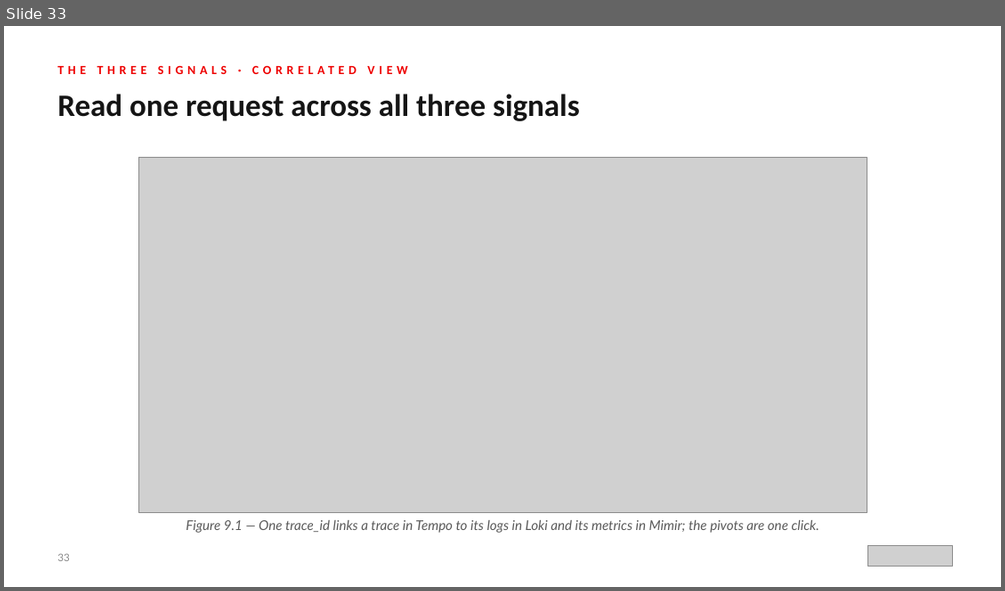
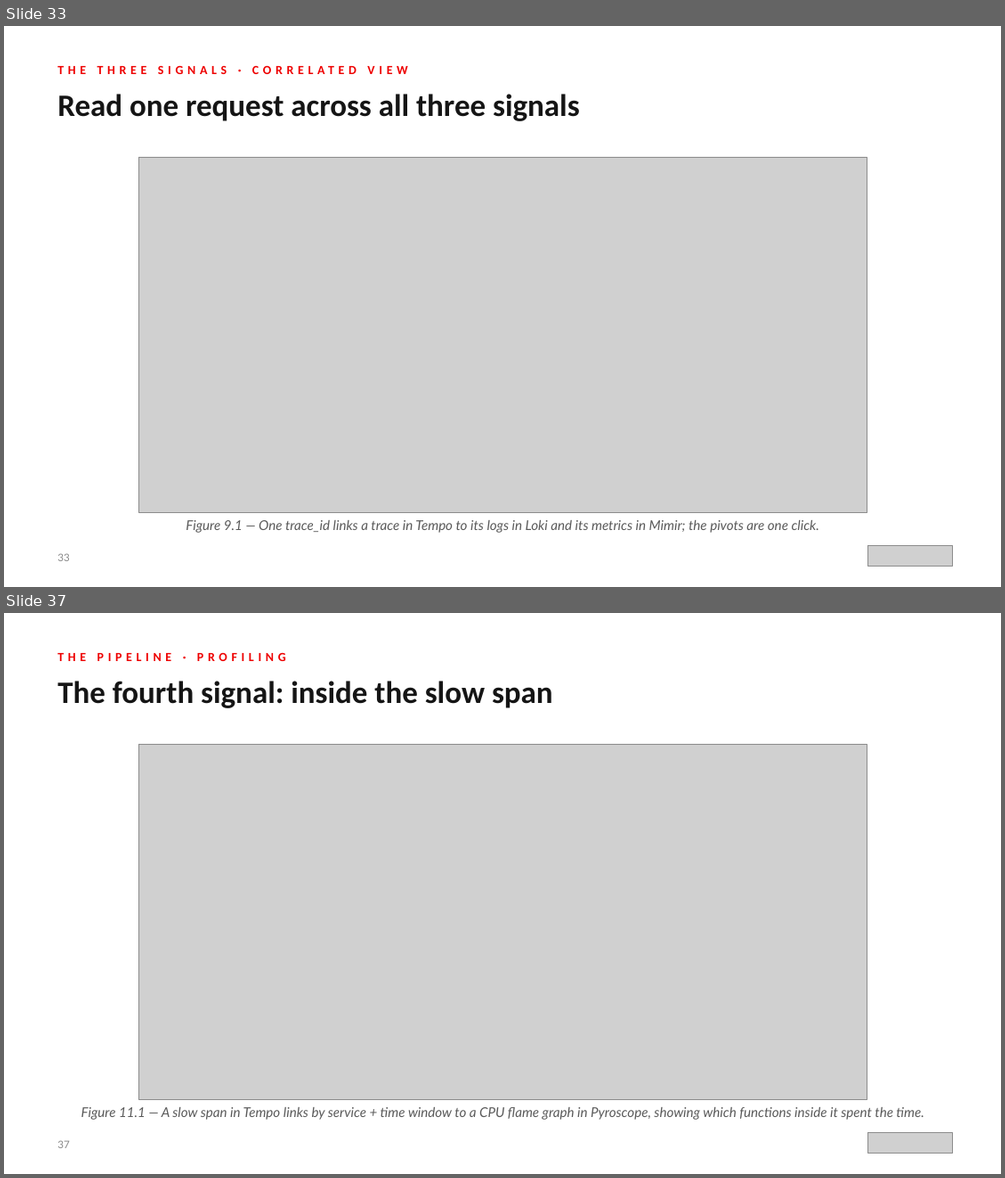
Before and after one commit to patterncatalyst/observability-python-otel-lgtm, a slide deck: presentations/otel-lgtm-python.pptx. Shown one above the other, each under a label of ours: slide 33 before the commit, slides 33 and 37 after it; the slides between them are not shown. The pictures are 1005x591 and 1005x1178 pixels, drawn with LibreOffice and Linux fonts; fonts in the diff are those of the drawing; grey boxes stand for pictures. Boxes give left, top, right and bottom in pixels: in the first picture for what was removed or moved away, otherwise in the second. Text is boxed around its words. In the diff, an @@ line names an element or a change of style, - is before the commit and + after.

Commit message:
r1.11: deck Part 2 — pipeline divider + §10 sampling & §11 profiling slides; fix divider title overflow; reframe closing; bump cover rev

```diff
--- a/presentations/otel-lgtm-python.pptx
+++ b/presentations/otel-lgtm-python.pptx
@@ slide 37 added at (4, 613, 1001, 1174), background #FFFFFF @@
@@ text added at (57, 653, 286, 661), 12 pt, text #EE0000, bold @@
+THE PIPELINE · PROFILING
@@ text added at (57, 681, 553, 708), 30 pt, text #151515, bold @@
+The fourth signal: inside the slow span
@@ picture added at (138, 744, 867, 1099) @@
@@ text added at (81, 1107, 923, 1119), 13 pt, text #5A5A5A, italic @@
+Figure 11.1 — A slow span in Tempo links by service + time window to a CPU flame graph in Pyroscope, showing which functions inside it spent the time.
@@ text added at (57, 1140, 69, 1148), 10 pt, text #8A8A8A @@
+37
@@ picture added at (867, 1133, 952, 1153) @@
```
Also in this commit, not shown: 3 slides changed, 4 other slides added, 1 other file.
